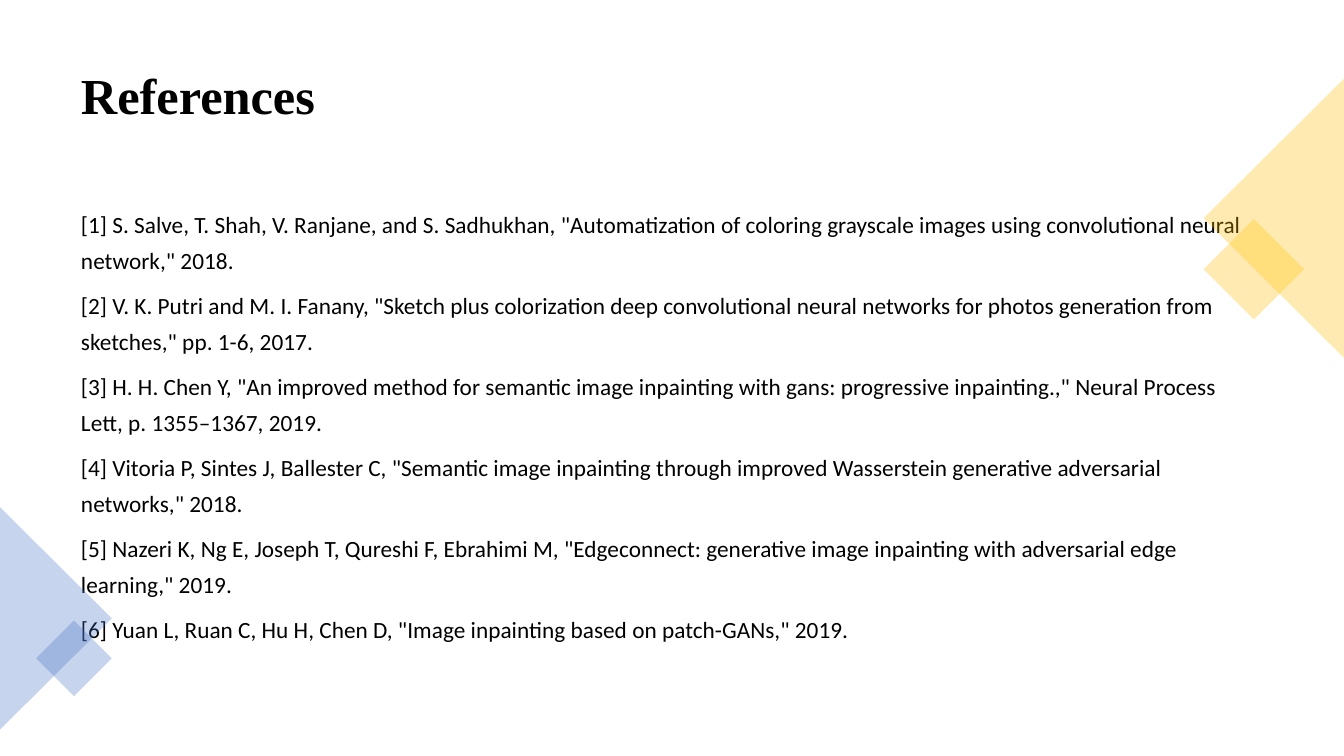
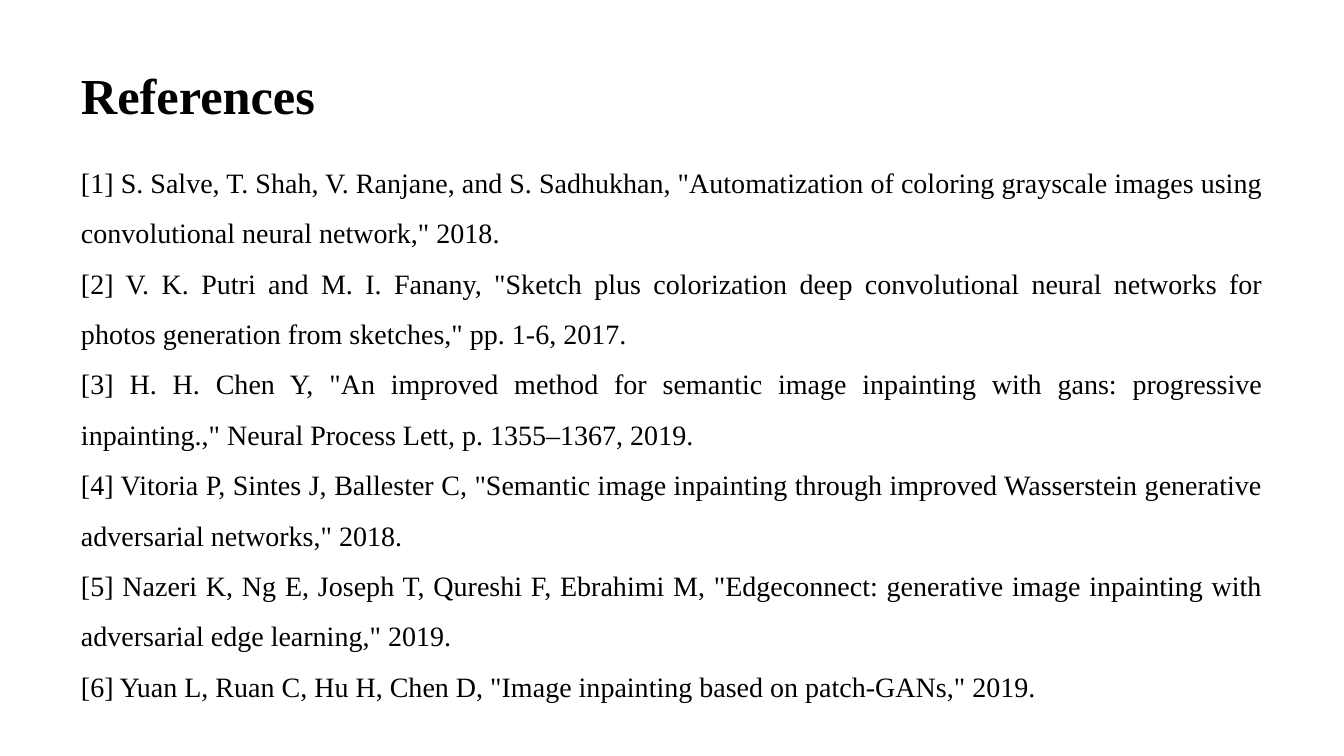
Before and after one commit to sujanW0W/MajorProject, a slide deck: slide 24 of Image colorization and Inpainting/Image inpainting and colourization.pptx (slide 16 before the commit). Drawn at 1344x756 pixels with LibreOffice and Linux fonts; fonts in the diff are those of the drawing. Boxes give left, top, right and bottom in pixels: in the first picture for what was removed or moved away, otherwise in the second. Text is boxed around its words. In the diff, an @@ line names an element or a change of style, - is before the commit and + after.

```diff
--- a/Image colorization and Inpainting/Image inpainting and colourization.pptx
+++ b/Image colorization and Inpainting/Image inpainting and colourization.pptx
@@ triangle removed at [1204,79,1344,358] @@
@@ text "[1] S. Salve, T. Shah, ...": place and size @@
-text "[1] S. Salve, T. Shah, ..." at [81,213,1240,644]
+text "[1] S. Salve, T. Shah, ..." at [81,173,1262,702]
@@ text "[1] S. Salve, T. Shah, ..." at [81,173,1262,702]: size 16.6 to 20 pt, font Calibri to Times New Roman; alignment left to justified; line spacing 1.3 to 1.5; less space between paragraphs @@
@@ rectangle removed at [1204,219,1305,320] @@
@@ triangle removed at [0,507,112,730] @@
@@ rectangle removed at [36,620,112,696] @@
```
Also in this commit, not shown: 14 other slides changed, 8 slides added.
